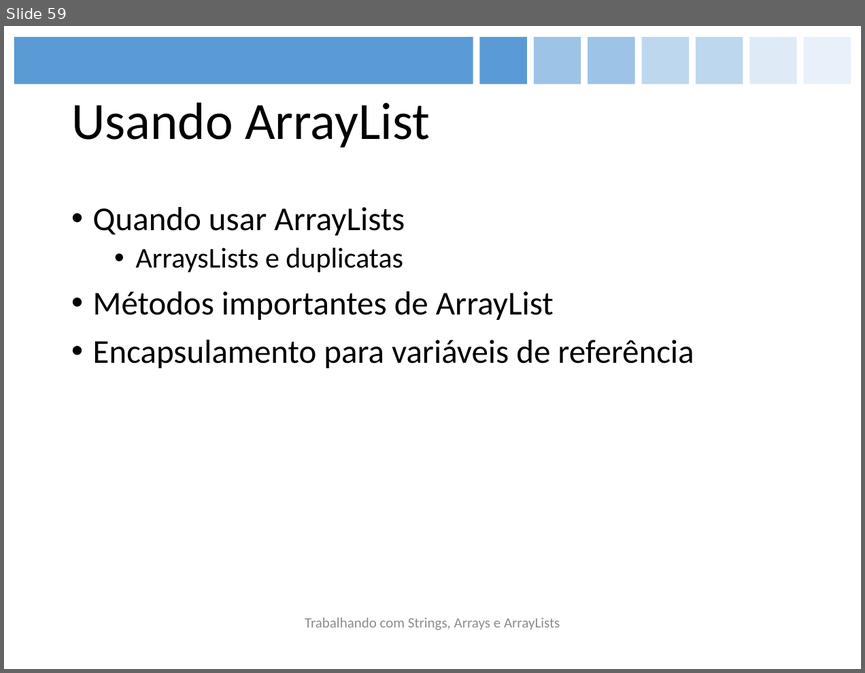
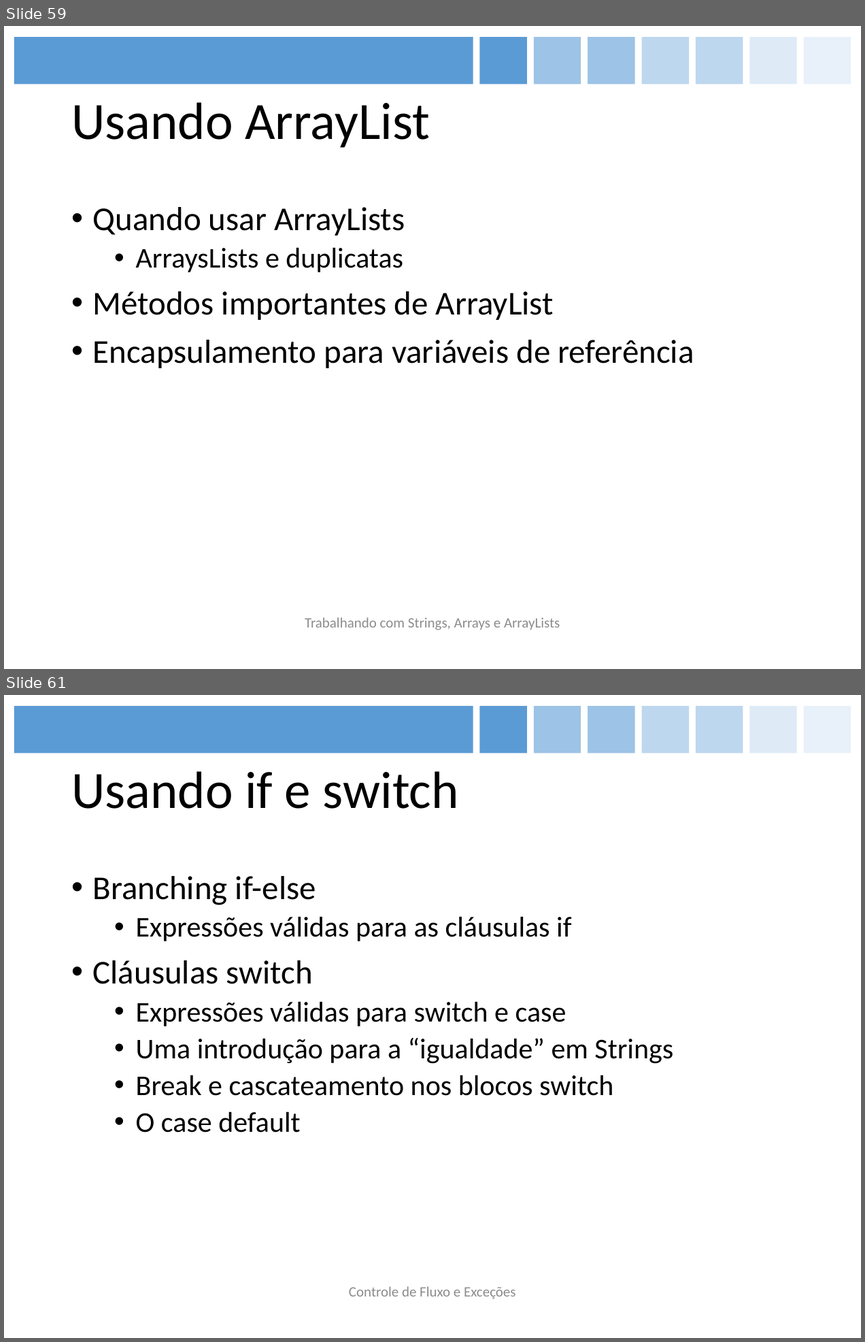
Before and after one commit to figueiredojrr/treinamentoJavaSeOcaAgosto, a slide deck: TreinamentoJavaSeOca/documentos/apresentação/OCA.pptx. Shown one above the other, each under a label of ours: slide 59 before the commit, slides 59 and 61 after it; the slides between them are not shown. The pictures are 865x673 and 865x1342 pixels, drawn with LibreOffice and Linux fonts; fonts in the diff are those of the drawing. Boxes give left, top, right and bottom in pixels: in the first picture for what was removed or moved away, otherwise in the second. Text is boxed around its words. In the diff, an @@ line names an element or a change of style, - is before the commit and + after.

```diff
--- a/TreinamentoJavaSeOca/documentos/apresentação/OCA.pptx
+++ b/TreinamentoJavaSeOca/documentos/apresentação/OCA.pptx
@@ slide 61 added at bbox=[4, 695, 861, 1338], background #FFFFFF; not listed: 8 template elements that a slide beside it also shows @@
@@ title added at bbox=[71, 771, 459, 809], 44 pt, text #000000 @@
+Usando if e switch
@@ text added at bbox=[93, 876, 673, 1132], 24 pt, text #000000 @@
+• Branching if-else
+  • Expressões válidas para as cláusulas if
+• Cláusulas switch
+  • Expressões válidas para switch e case
+  • Uma introdução para a “igualdade” em Strings
+  • Break e cascateamento nos blocos switch
+  • O case default
@@ text added at bbox=[349, 1286, 516, 1299], 12 pt, text #8C8C8C @@
+Controle de Fluxo e Exceções
```
Also in this commit, not shown: 4 slides changed, 3 other slides added, 1 other file.
